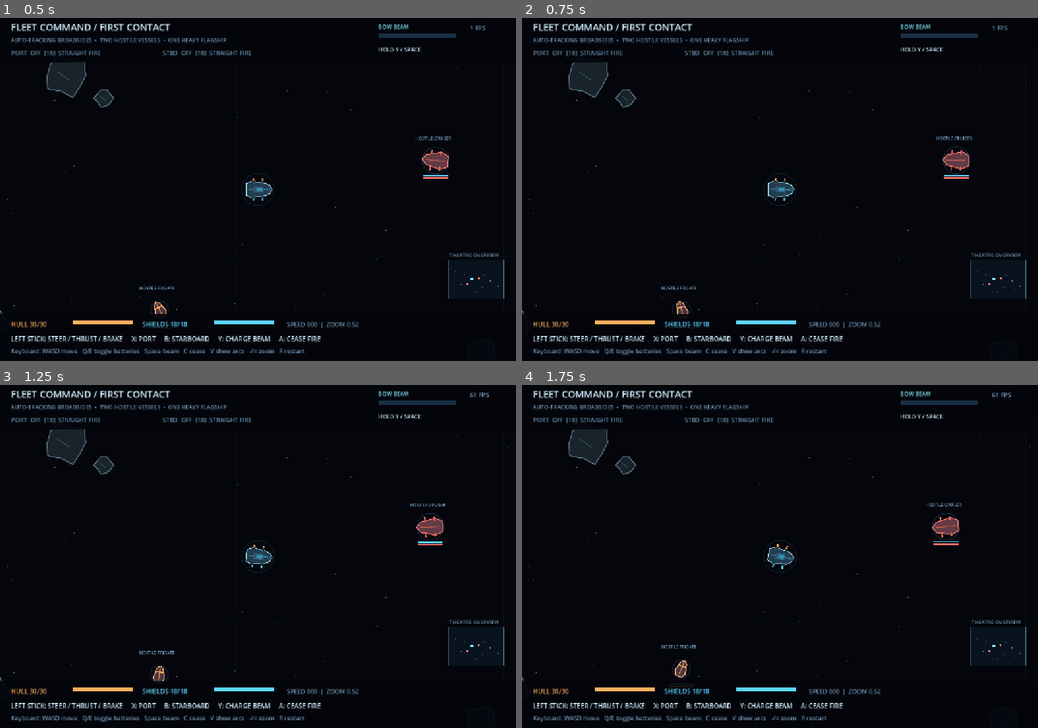
Above: before the commit, frames 1-4 (two rows, left to right).
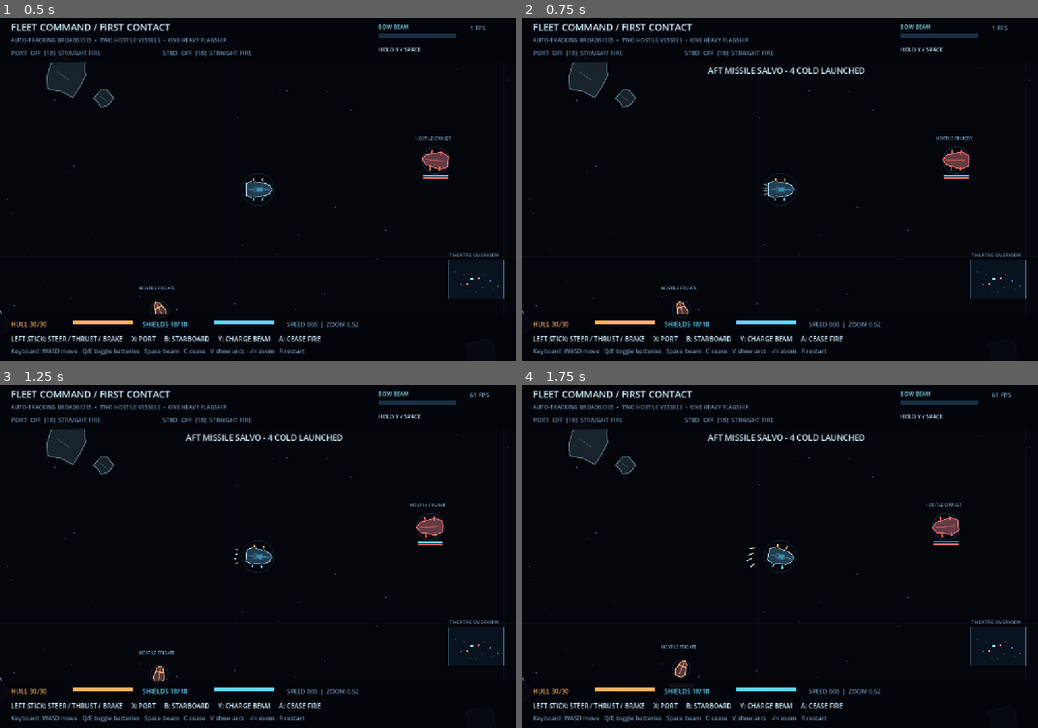
Above: after the commit, the same moments.

Repository: Jonty303/Project-OmegaWar
Game: Godot game, scene res://scenes/fleet_test.tscn
The game is run twice, just before and just after one commit, with the same random seed, the same clock (stepped at 60 frames per second) and the same inputs.
Inputs (mouse positions are in pixels of both pictures, inside the frame that each line leads up to):
- Up to frame 1 (0.5 s): no input
- Up to frame 2 (0.75 s): tap Enter (ui_accept) at 0.5 s; move the mouse to (893, 172) at 0.52 s; hold D (fc_turn_right) from 0.53 s (still down); tap F (fc_missile) at 0.6 s; click (893, 172) at 0.67 s
- Up to frame 3 (1.25 s): keep holding D (fc_turn_right); tap Enter (ui_accept) at 0.77 s
- Up to frame 4 (1.75 s): release D (fc_turn_right) at 1.25 s; drag from (676, 573) to (754, 625) at 1.27 s

Frame 1 is identical in both runs. In frame 2, 0.4% of the frame differs, in the area x 36-67%, y 14-52%; in frame 3, 0.4%; in frame 4, 0.4%, in the area x 36-67%, y 14-54%.

Commit message:
feat: 4-shot cold-launch aft swarm with delayed ignition, obstacle avoidance, homing and proximity airbursts

Diff:
--- a/scripts/fleet_test.gd
+++ b/scripts/fleet_test.gd
@@ -20,6 +20,16 @@
 const MAX_REVERSE_SPEED := 67.0
 const ASTEROID_SAFE_IMPACT := 20.0
 const TRAIL_INTERVAL := 0.065
+const MISSILES_PER_SALVO := 4
+const MISSILE_COLD_TIME := 1.0
+const MISSILE_RELOAD := 5.5
+const MISSILE_MAX_SPEED := 340.0
+const MISSILE_ACCEL := 370.0
+const MISSILE_TURN_RATE := 3.0
+const MISSILE_DIRECT_DAMAGE := 5.0
+const MISSILE_BURST_DAMAGE := 1.7
+const MISSILE_BURST_RADIUS := 102.0
+const MISSILE_FUEL_LIFE := 7.5
 const BROADSIDE_INTERVAL := 0.56
 const SHELL_SPEED := 390.0
 const BEAM_EXPAND_SPEED := 1450.0
@@ -54,6 +64,9 @@
 var beam_recovery := 0.0
 var beam_charging := false
 var trail_tick := 0.0
+var missile_cooldown := 0.0
+var missile_boom_audio := 0.0
+var missiles: Array[Dictionary] = []
 var ion_trails: Array[Dictionary] = []
 var beam_path: PackedVector2Array = PackedVector2Array()
 var beam_visible := 0.0
@@ -203,6 +216,9 @@
     shots.clear()
     impacts.clear()
     debris.clear()
+    missiles.clear()
+    missile_cooldown = 0.0
+    missile_boom_audio = 0.0
     ion_trails.clear()
     trail_tick = 0.0
     player_shield_flash = 0.0
@@ -234,6 +250,8 @@
         view_zoom = minf(0.78, view_zoom + 0.07)
 
     beam_recovery = maxf(0.0, beam_recovery - delta)
+    missile_cooldown = maxf(0.0, missile_cooldown - delta)
+    missile_boom_audio = maxf(0.0, missile_boom_audio - delta)
     port_cooldown = maxf(0.0, port_cooldown - delta)
     starboard_cooldown = maxf(0.0, starboard_cooldown - delta)
     port_flash = maxf(0.0, port_flash - delta)
@@ -256,6 +274,8 @@
         starboard_order = not starboard_order
         starboard_target = -1
         announce("STARBOARD BATTERIES - " + ("OPEN FIRE" if starboard_order else "CEASE FIRE"))
+    if Input.is_action_just_pressed("fc_missile") and not encounter_finished and missile_cooldown <= 0.0:
+        launch_missiles(MISSILES_PER_SALVO)
 
     # One press arms a five-second firing order. The second press cancels.
     if Input.is_action_just_pressed("fc_beam") and not encounter_finished:
@@ -290,6 +310,7 @@
         process_battery_order(1.0)
 
     advance_shots(delta)
+    advance_missiles(delta)
     advance_beam(delta)
     recharge_shields(delta)
     update_ion_trails(delta)
@@ -632,6 +653,184 @@
         "vel": aim.rotated(randf_range(-dispersion, dispersion)) * (SHELL_SPEED + 70.0),
         "life": 2.2, "side": 0.0, "hostile": true, "damage": damage
     })
+
+# Individual lightweight projectiles: the salvo count is data-driven so the
+# exact same logic can support larger upgraded missile swarms later.
+func launch_missiles(count: int) -> void:
+    var amount := clampi(count, 1, 96)
+    var stern := Vector2.DOWN.rotated(ship_angle)
+    var wing := Vector2.RIGHT.rotated(ship_angle)
+    for n in range(amount):
+        var slot := float(n) - (float(amount) - 1.0) * 0.5
+        var spread := clampf(slot * 13.0, -92.0, 92.0)
+        var origin := ship_pos + stern * (52.0 + absf(slot) * 3.0) + wing * spread
+        var ejection := stern * (60.0 + float(n % 3) * 7.0) + wing * slot * 12.0
+        missiles.append({
+            "pos": origin, "previous": origin,
+            "vel": velocity * 0.73 + ejection,
+            "age": 0.0, "life": MISSILE_FUEL_LIFE,
+            "ignited": false, "target": -1,
+            "last_distance": INF,
+            "trail": [], "trail_clock": 0.0
+        })
+    missile_cooldown = MISSILE_RELOAD
+    announce("AFT MISSILE SALVO - %d COLD LAUNCHED" % amount)
+    sound_bus.play("missile")
+
+func nearest_missile_target(pos: Vector2) -> int:
+    var best := -1
+    var best_sq := INF
+    for j in range(targets.size()):
+        var enemy: Dictionary = targets[j]
+        if bool(enemy["destroyed"]):
+            continue
+        var sq := pos.distance_squared_to(enemy["pos"])
+        if sq < best_sq:
+            best_sq = sq
+            best = j
+    return best
+
+func missile_steering(pos: Vector2, current_velocity: Vector2, desired: Vector2) -> Vector2:
+    # Short-range anticipatory avoidance. Steer tangentially round asteroids,
+    # rather than simply pushing away (which can trap homing missiles).
+    var speed := maxf(current_velocity.length(), 50.0)
+    var direction := current_velocity.normalized() if current_velocity.length_squared() > 1.0 else desired
+    var look_ahead := 115.0 + minf(speed * 0.38, 100.0)
+    var look_end := pos + direction * look_ahead
+    var adjusted := desired
+    var nearest_threat := INF
+    for rock in asteroids:
+        var centre: Vector2 = rock["pos"]
+        var clearance := float(rock["radius"]) + 38.0
+        var nearest := Geometry2D.get_closest_point_to_segment(centre, pos, look_end)
+        var separation := centre.distance_to(nearest)
+        if separation < clearance and separation < nearest_threat:
+            nearest_threat = separation
+            var away := (pos - centre).normalized()
+            if away.length_squared() < 0.01:
+                away = Vector2.UP
+            var tangent := Vector2(-away.y, away.x)
+            if tangent.dot(desired) < 0.0:
+                tangent = -tangent
+            adjusted = (away * 1.35 + tangent * 0.95).normalized()
+    # Player and future friendly vessels are protected from friendly missiles.
+    # Ignore the launch hull for the first moment only as the missiles exit.
+    var own_radius := SHIP_RADIUS + 40.0
+    var near_player := Geometry2D.get_closest_point_to_segment(ship_pos, pos, look_end)
+    if near_player.distance_to(ship_pos) < own_radius and pos.distance_to(ship_pos) > 66.0:
+        var away_player := (pos - ship_pos).normalized()
+        if away_player.length_squared() > 0.01:
+            adjusted = (away_player * 1.8 + adjusted * 0.5).normalized()
+    return adjusted
+
+func advance_missiles(delta: float) -> void:
+    for i in range(missiles.size() - 1, -1, -1):
+        var m: Dictionary = missiles[i]
+        var previous: Vector2 = m["pos"]
+        var age := float(m["age"]) + delta
+        m["age"] = age
+        m["life"] = float(m["life"]) - delta
+        var v: Vector2 = m["vel"]
+        var target_index: int = int(m["target"])
+        if not bool(m["ignited"]) and age >= MISSILE_COLD_TIME:
+            m["ignited"] = true
+            target_index = nearest_missile_target(previous)
+            m["target"] = target_index
+        if bool(m["ignited"]):
+            if target_index < 0 or target_index >= targets.size() or bool(targets[target_index]["destroyed"]):
+                target_index = nearest_missile_target(previous)
+                m["target"] = target_index
+                m["last_distance"] = INF
+            if target_index >= 0:
+                var enemy: Dictionary = targets[target_index]
+                var offset: Vector2 = enemy["pos"] - previous
+                var intercept := (offset + Vector2(enemy["velocity"]) * clampf(offset.length() / MISSILE_MAX_SPEED, 0.0, 1.5)).normalized()
+                var guidance := missile_steering(previous, v, intercept)
+                var speed := v.length()
+                var current_heading := v.angle() if speed > 1.0 else guidance.angle()
+                var turn := wrapf(guidance.angle() - current_heading, -PI, PI)
+                var new_heading := current_heading + clampf(turn, -MISSILE_TURN_RATE * delta, MISSILE_TURN_RATE * delta)
+                speed = minf(MISSILE_MAX_SPEED, speed + MISSILE_ACCEL * delta)
+                v = Vector2.from_angle(new_heading) * speed
+            else:
+                v = v.move_toward(Vector2.ZERO, 25.0 * delta)
+        else:
+            v += gravity_at(previous) * 0.24 * delta
+        var next := previous + v * delta
+        m["previous"] = previous
+        m["pos"] = next
+        m["vel"] = v
+        m["trail_clock"] = float(m["trail_clock"]) - delta
+        if bool(m["ignited"]) and float(m["trail_clock"]) <= 0.0:
+            var trail: Array = m["trail"]
+            trail.append(next)
+            if trail.size() > 17:
+                trail.remove_at(0)
+            m["trail"] = trail
+            m["trail_clock"] = 0.062
+        var removed := false
+        # Swept tests avoid tunnelling through rocks or a fast-moving hull.
+        for rock in asteroids:
+            var centre: Vector2 = rock["pos"]
+            var near := Geometry2D.get_closest_point_to_segment(centre, previous, next)
+            if near.distance_squared_to(centre) < pow(float(rock["radius"]) + 3.0, 2.0):
+                missile_detonate(next, -1, false)
+                removed = true
+                break
+        if not removed and bool(m["ignited"]) and target_index >= 0:
+            var enemy_pos: Vector2 = targets[target_index]["pos"]
+            var near_target := Geometry2D.get_closest_point_to_segment(enemy_pos, previous, next)
+            var enemy_radius: float = targets[target_index]["radius"]
+            var distance := next.distance_to(enemy_pos)
+            if near_target.distance_to(enemy_pos) <= enemy_radius + 5.0:
+                missile_detonate(near_target, target_index, true)
+                removed = true
+            elif age > MISSILE_COLD_TIME + 0.5 and float(m["last_distance"]) < enemy_radius + 83.0 and distance > float(m["last_distance"]) + 2.5:
+                # Missile missed a hard turn: detonate its proximity warhead.
+                missile_detonate(next, -1, false)
+                removed = true
+            m["last_distance"] = distance
+        if not removed and (float(m["life"]) <= 0.0 or not FIELD.has_point(next)):
+            missile_detonate(next, -1, false)
+            removed = true
+        if removed:
+            missiles.remove_at(i)
+        else:
+            missiles[i] = m
+
+func missile_detonate(pos: Vector2, direct_target: int, direct_hit: bool) -> void:
+    impacts.append({"pos": pos, "life": 0.32, "color": BEAM_COLOR})
+    create_explosion(pos, 4)
+    if direct_hit and direct_target >= 0 and not bool(targets[direct_target]["destroyed"]):
+        damage_target(direct_target, MISSILE_DIRECT_DAMAGE, pos)
+    else:
+        # Splash never damages the player's ship or future allies.
+        for j in range(targets.size()):
+            var enemy: Dictionary = targets[j]
+            if bool(enemy["destroyed"]):
+                continue
+            var reach := MISSILE_BURST_RADIUS + float(enemy["radius"]) * 0.3
+            var distance := pos.distance_to(enemy["pos"])
+            if distance < reach:
+                damage_target(j, MISSILE_BURST_DAMAGE * (1.0 - 0.55 * distance / reach), pos)
+    if missile_boom_audio <= 0.0:
+        sound_bus.play("explosion")
+        missile_boom_audio = 0.20
+
+func draw_missiles() -> void:
+    for m in missiles:
+        var pos: Vector2 = m["pos"]
+        var v: Vector2 = m["vel"]
+        var direction := v.normalized() if v.length_squared() > 0.1 else Vector2.DOWN
+        if bool(m["ignited"]):
+            var trace: Array = m["trail"]
+            for k in range(1, trace.size()):
+                var fraction := float(k) / float(trace.size())
+                draw_line(trace[k - 1], trace[k], Color(0.22, 0.70, 1.0, 0.12 + 0.55 * fraction), 1.0 + fraction * 2.2, true)
+            draw_line(pos - direction * 19.0, pos - direction * 6.0, Color(0.95, 0.58, 0.23, 0.55), 5.0, true)
+            draw_line(pos - direction * 15.0, pos - direction * 4.0, Color(0.94, 0.96, 1.0, 0.90), 2.0, true)
+        draw_line(pos - direction * 4.0, pos + direction * 6.0, WHITE, 2.8, true)
+        draw_circle(pos + direction * 4.0, 2.3, BEAM_COLOR)
 
 func recharge_shields(delta: float) -> void:
     player_shield_delay = maxf(0.0, player_shield_delay - delta)
@@ -825,6 +1024,7 @@
     draw_ion_trails()
     draw_targets()
     draw_shots()
+    draw_missiles()
     draw_ship()
     draw_beam()
     draw_impacts()
